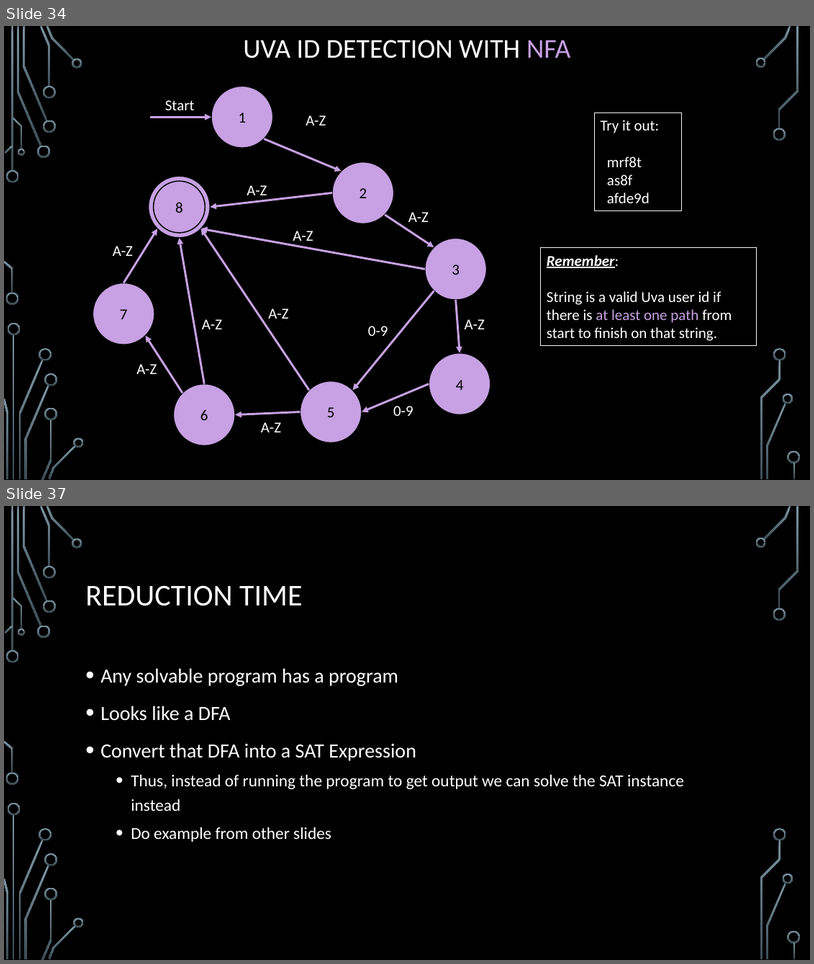
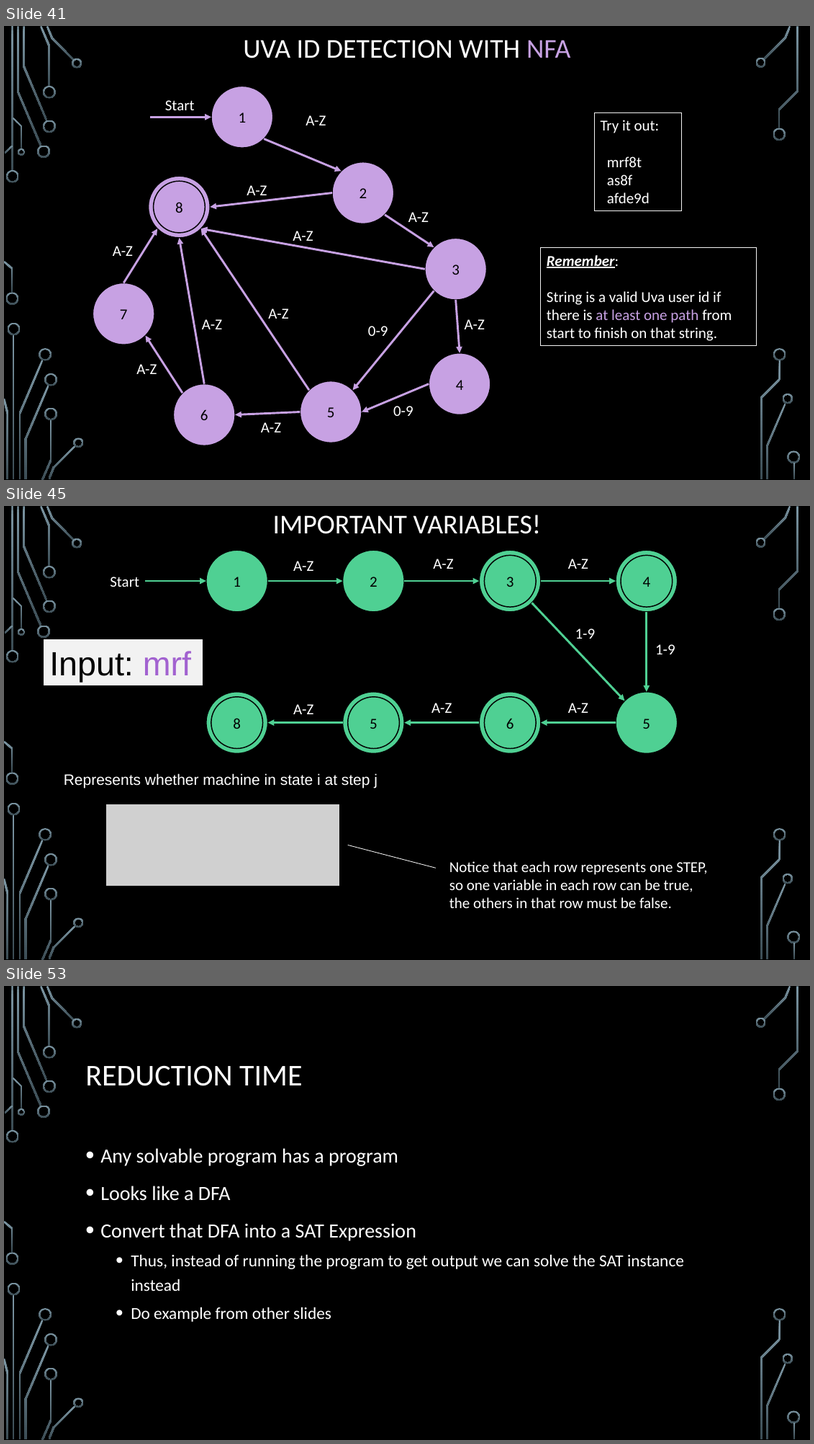
Before and after one commit to markfloryan/dsa2, a slide deck: slides/06-3-Hardness.pptx. Shown one above the other, each under a label of ours: slides 34 and 37 before the commit, slides 41, 45 and 53 after it; the slides between them are not shown. The pictures are 814x964 and 814x1444 pixels, drawn with LibreOffice and Linux fonts; fonts in the diff are those of the drawing; grey boxes stand for pictures; background and template pictures are left out. Boxes give left, top, right and bottom in pixels: in the first picture for what was removed or moved away, otherwise in the second. Text is boxed around its words. In the diff, an @@ line names an element or a change of style, - is before the commit and + after.

```diff
--- a/slides/06-3-Hardness.pptx
+++ b/slides/06-3-Hardness.pptx
@@ slide 45 added at <box>4,506,810,960</box>, background picture (left out); not listed: 36 template elements that a slide beside it also shows @@
@@ title added at <box>273,515,542,534</box>, 32.4 pt, text #FFFFFF @@
+IMPORTANT VARIABLES!
@@ group added at <box>110,550,678,754</box>: 13 ellipses, 9 arrows, 9 texts @@
+1
+2
+3
+4
+8
+7
+6
+5
+3
+6
+5
+8
+A-Z
+A-Z
+A-Z
+A-Z
+A-Z
+A-Z
+1-9
+1-9
+Start
+4
@@ rectangle added at <box>44,639,203,686</box>, fill #F2F2F2, outline #000000 0.75 pt, 40 pt, text #000000 @@
+Input: mrf
@@ text added at <box>64,773,378,788</box>, 18 pt, text #FFFFFF @@
+Represents whether machine in state i at step j
@@ picture added at <box>106,803,340,886</box> @@
@@ line added from (348, 845) to (436, 867), #F2F2F2 0.75 pt @@
@@ text added at <box>450,861,707,908</box>, 18 pt, text #FFFFFF @@
+Notice that each row represents one STEP, so one variable in each row can be true, the others in that row must be false.
@@ what was slide 34 is now slide 41 @@
@@ what was slide 37 is now slide 53 @@
```
Also in this commit, not shown: 4 slides changed, 15 other slides added, 3 other files.
